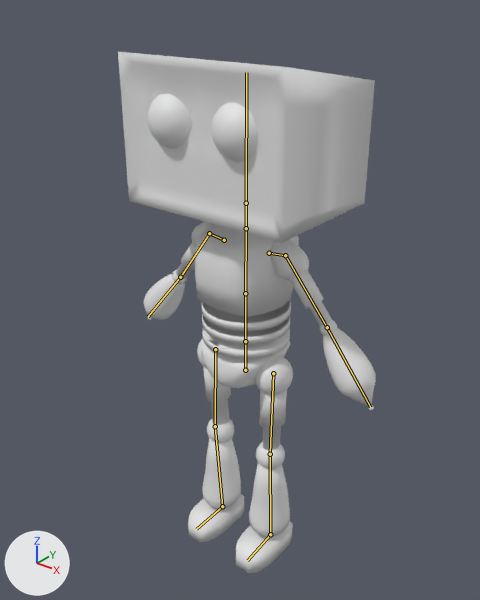
The Blender file BlenderCharacters/Hans/Hans.blend, before and after one commit.
Rendered twice from a camera (50 mm lens) standing at (8.42, -10.74, 13.62) and looking at (-0.32, 0.19, 6.84). Every picture has the same lights, and +X, +Y and +Z are marked at lower left. The bones that bend it are drawn over the model as lines.
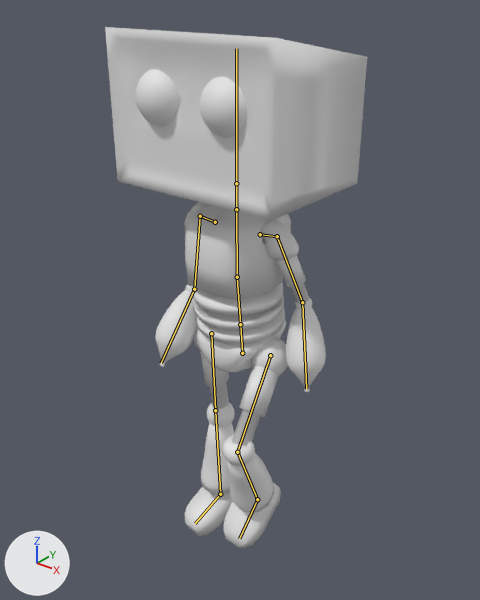
The newer file adds an action. The first version stands in its rest pose; the second is drawn at frame 4 of the action 'ArmatureAction'.

Boxes [x1, y1, x2, y2] around the edits, measured in the pictures (480 x 600 px):
'Cube', posed
    before: [118, 52, 376, 573]
    after: [105, 27, 367, 548]

What the commit changed:
Bone 'Hip.Controller' (bone_hip_controller) moves from (0.0, 0.0, 0.0) to (-0.07, -0.45, 0.09).
Bone 'Hip.Controller' (bone_hip_controller) turns from (0, 0, 0) to (-1, -1, -5) degrees about its own x, y and z.
Bone 'Arm.Controller.R' (bone_arm_controller_r) moves from (0.0, 0.0, 0.0) to (0.97, -1.04, 0.31).
Bone 'Leg.Contoller.R' (bone_leg_contoller_r) moves from (0.0, 0.0, 0.0) to (1.48, -0.47, 0.11).
Bone 'Leg.Contoller.R' (bone_leg_contoller_r) turns from (0, 0, 0) to (3, -1, -47) degrees about its own x, y and z.
Bone 'Arm.Controller.L' (bone_arm_controller_l) moves from (0.0, 0.0, 0.0) to (-1.25, -1.45, 1.55).
Bone 'Leg.Contoller.L' (bone_leg_contoller_l) moves from (0.0, 0.0, 0.0) to (-0.24, -0.01, -0.05).
Bone 'Leg.Contoller.L' (bone_leg_contoller_l) turns from (0, 0, 0) to (-4, 6, 20) degrees about its own x, y and z.
